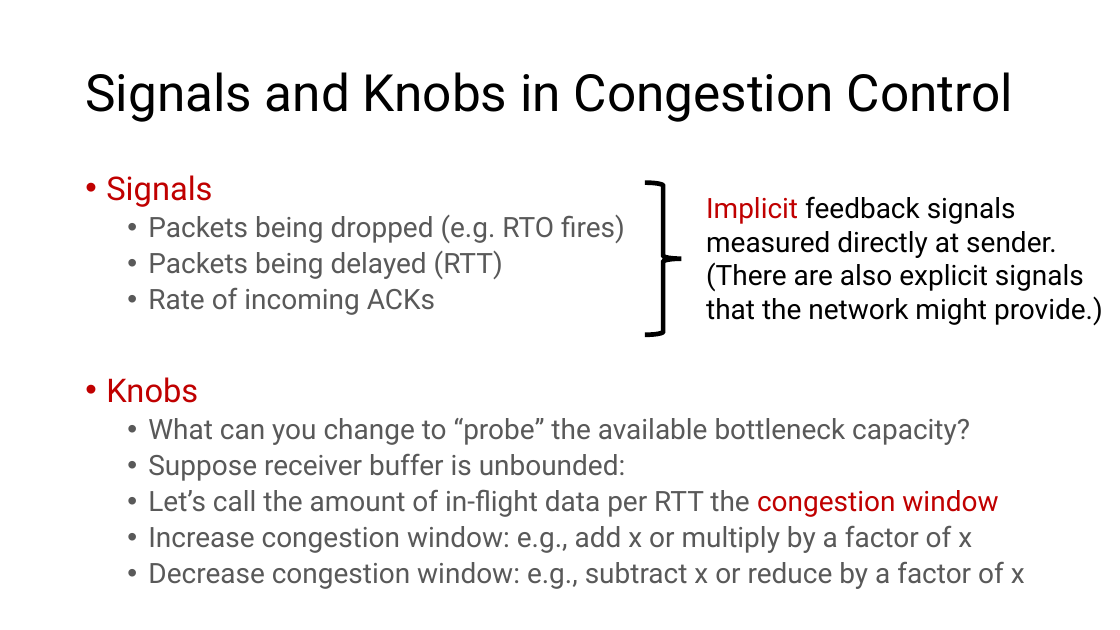
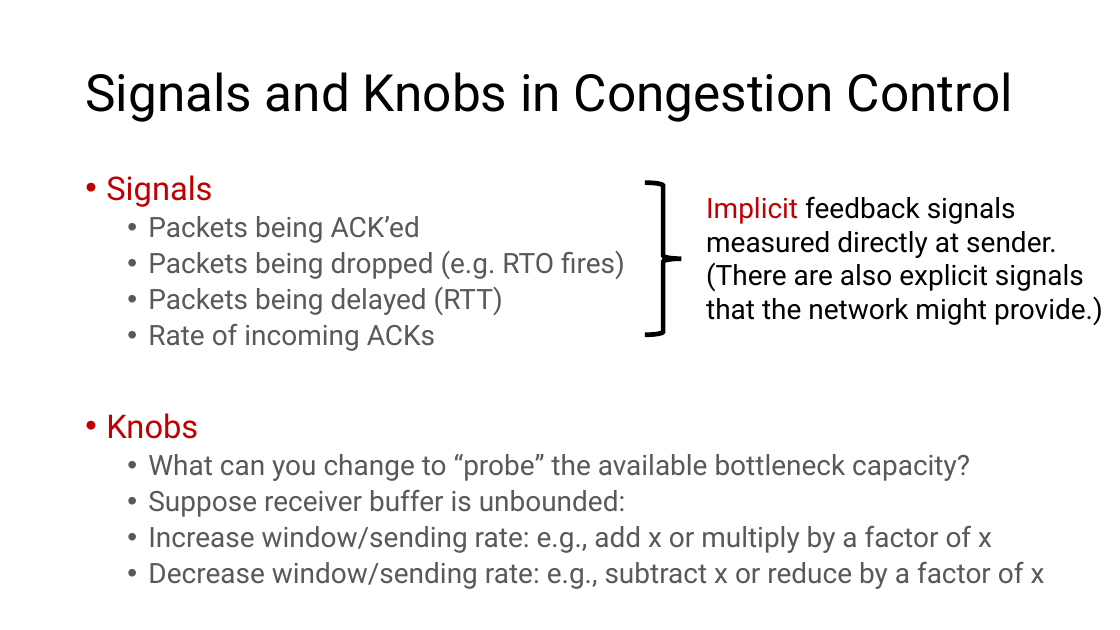
Before and after one commit to ngsrinivas/coursegen, a slide deck: slide 39 of ex/352-S21/staging/352-S21/lectures/transport-tcp-ordering-flow-control-intro-congestion-control.pptx (slide 38 before the commit). Drawn at 1120x630 pixels with LibreOffice and Linux fonts; fonts in the diff are those of the drawing. Boxes give left, top, right and bottom in pixels: in the first picture for what was removed or moved away, otherwise in the second. Text is boxed around its words. In the diff, an @@ line names an element or a change of style, - is before the commit and + after.

Commit message:
Initial version of congestion control slides

```diff
--- a/ex/352-S21/staging/352-S21/lectures/transport-tcp-ordering-flow-control-intro-congestion-control.pptx
+++ b/ex/352-S21/staging/352-S21/lectures/transport-tcp-ordering-flow-control-intro-congestion-control.pptx
@@ text at [148,216,420,243]: paragraph added @@
+  • Packets being ACK’ed
@@ text at [148,525,1045,589]: text changed @@
-  • Let’s call the amount of in-flight data per RTT the congestion window
-  • Increase congestion window: e.g., add x or multiply by a factor of x
-  • Decrease congestion window: e.g., subtract x or reduce by a factor of x
+  • Increase window/sending rate: e.g., add x or multiply by a factor of x
+  • Decrease window/sending rate: e.g., subtract x or reduce by a factor of x
```
Also in this commit, not shown: 5 other slides changed, 1 slide added, 3 other files.
